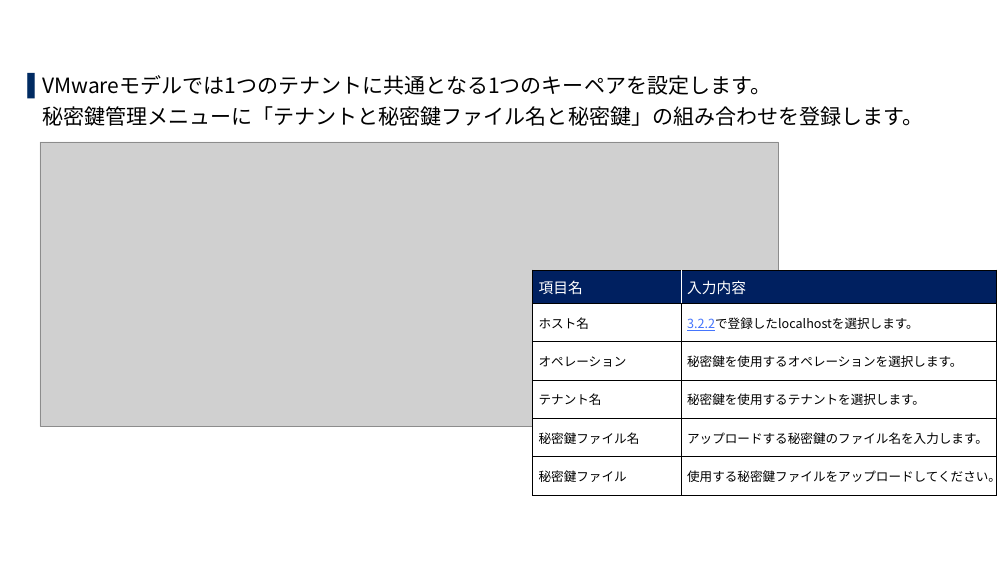
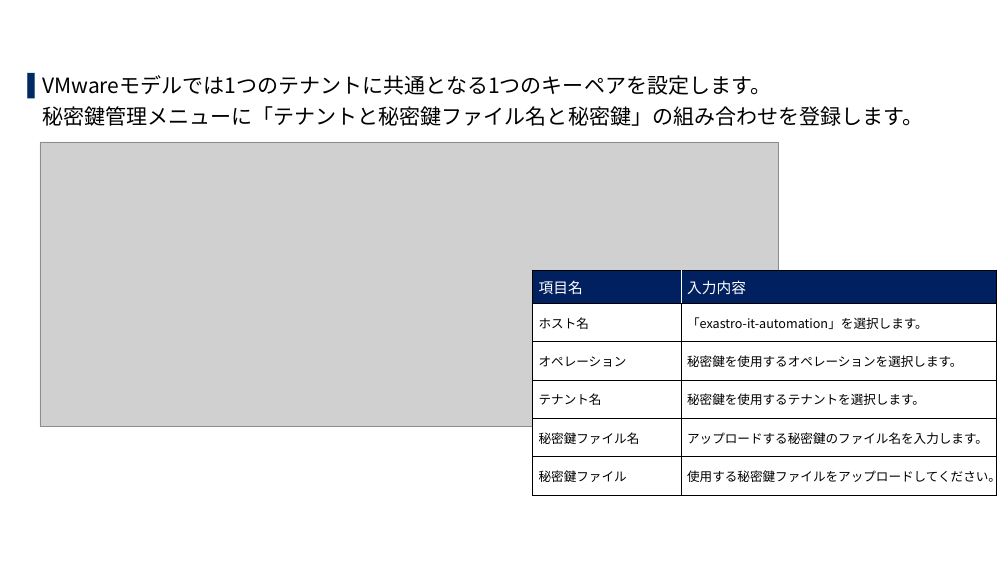
Before and after one commit to exastro-suite/SettingSamples-VMware, a slide deck: slide 36 of docs/setting-samples-vmware-install_ja.pptx (slide 37 before the commit). Drawn at 1008x567 pixels with LibreOffice and Linux fonts; fonts in the diff are those of the drawing; grey boxes stand for pictures; background and template pictures are left out. Boxes give left, top, right and bottom in pixels: in the first picture for what was removed or moved away, otherwise in the second. Text is boxed around its words. In the diff, an @@ line names an element or a change of style, - is before the commit and + after.

```diff
--- a/docs/setting-samples-vmware-install_ja.pptx
+++ b/docs/setting-samples-vmware-install_ja.pptx
@@ table at [533, 270, 997, 492] @@
-row 2, column 2: 3.2.2で登録したlocalhostを選択します。
+row 2, column 2: 「exastro-it-automation」を選択します。
```
Also in this commit, not shown: 1 other slide changed, 1 slide removed, 5 other files.
